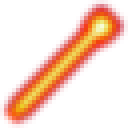
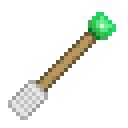
Layer changes from the first 128 × 128 image to the second:
added layer "Layer #2" above "Layer #1" over [88, 12, 116, 40]
added layer "Layer #1" above "Layer" over [8, 80, 48, 120]
added layer "Layer" above "Staff" over [16, 32, 96, 112]
hid "Staff" over [0, 0, 128, 128]
